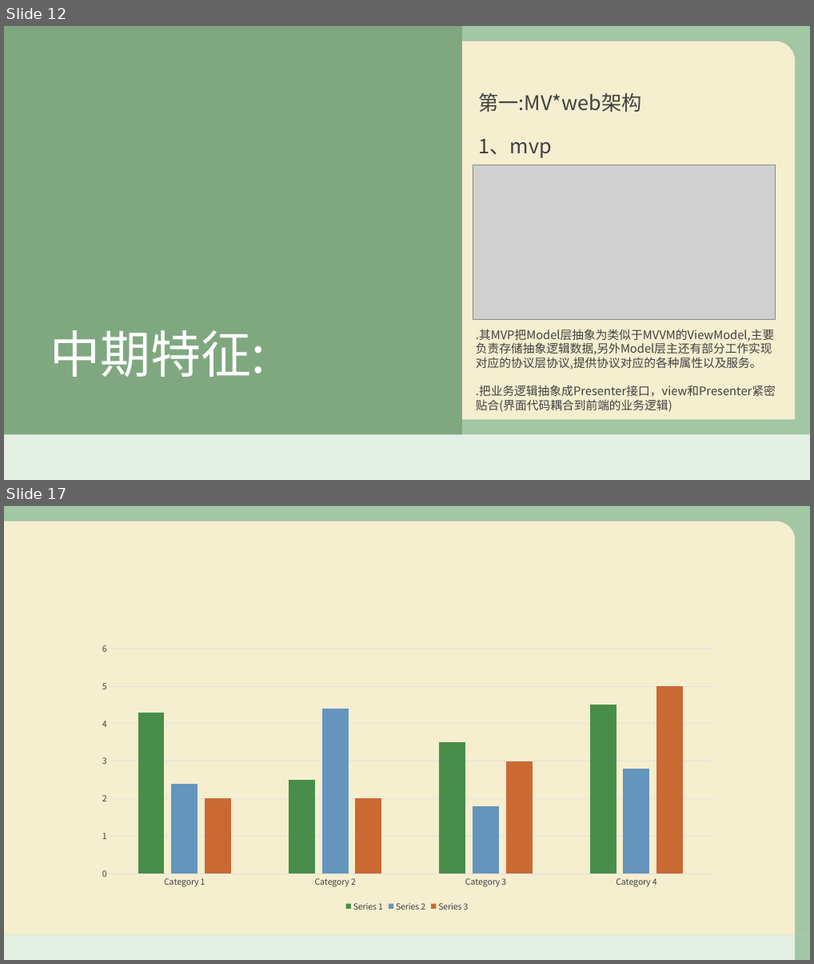
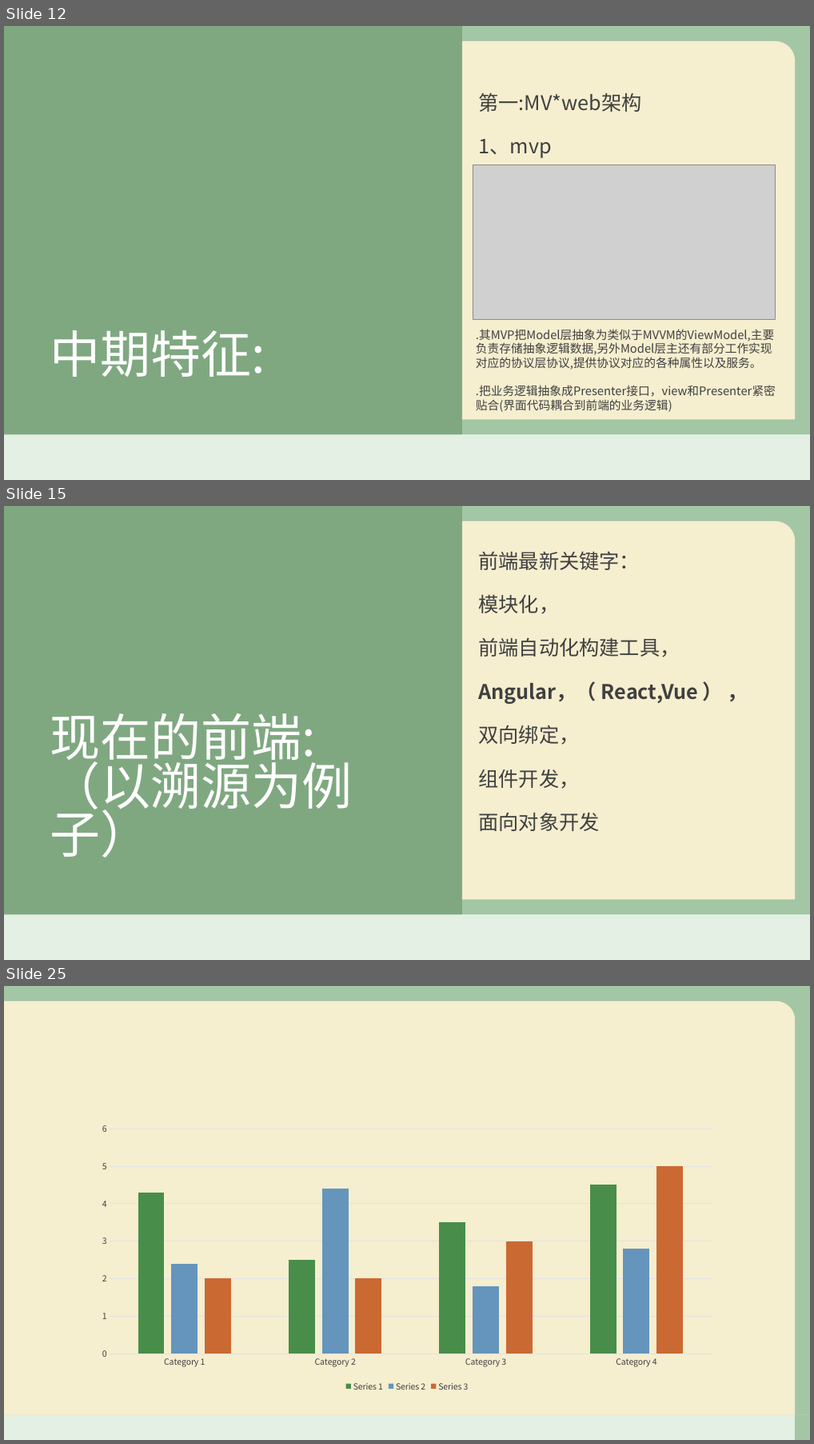
Before and after one commit to duoduoObama/web, a slide deck: 溯源前端赏析.pptx. Shown one above the other, each under a label of ours: slides 12 and 17 before the commit, slides 12, 15 and 25 after it; the slides between them are not shown. The pictures are 814x964 and 814x1444 pixels, drawn with LibreOffice and Linux fonts; fonts in the diff are those of the drawing; grey boxes stand for pictures; background and template pictures are left out. Boxes give left, top, right and bottom in pixels: in the first picture for what was removed or moved away, otherwise in the second. Text is boxed around its words. In the diff, an @@ line names an element or a change of style, - is before the commit and + after.

```diff
--- a/溯源前端赏析.pptx
+++ b/溯源前端赏析.pptx
@@ slide 15 added at box(4, 506, 810, 960), background picture (left out); not listed: 4 template elements that a slide beside it also shows @@
@@ subtitle added at box(478, 552, 698, 831), 24 pt, text #404040 @@
+前端最新关键字：
+模块化，
+前端自动化构建工具，
+Angular，（ React,Vue ） ，
+双向绑定，
+组件开发，
+面向对象开发
@@ title added at box(50, 713, 353, 857), 60 pt, text #FFFFFF @@
+现在的前端:
+（以溯源为例子）
@@ what was slide 17 is now slide 25 @@
```
Also in this commit, not shown: 2 slides changed, 10 other slides added, 3 slides removed, 1 other file.
